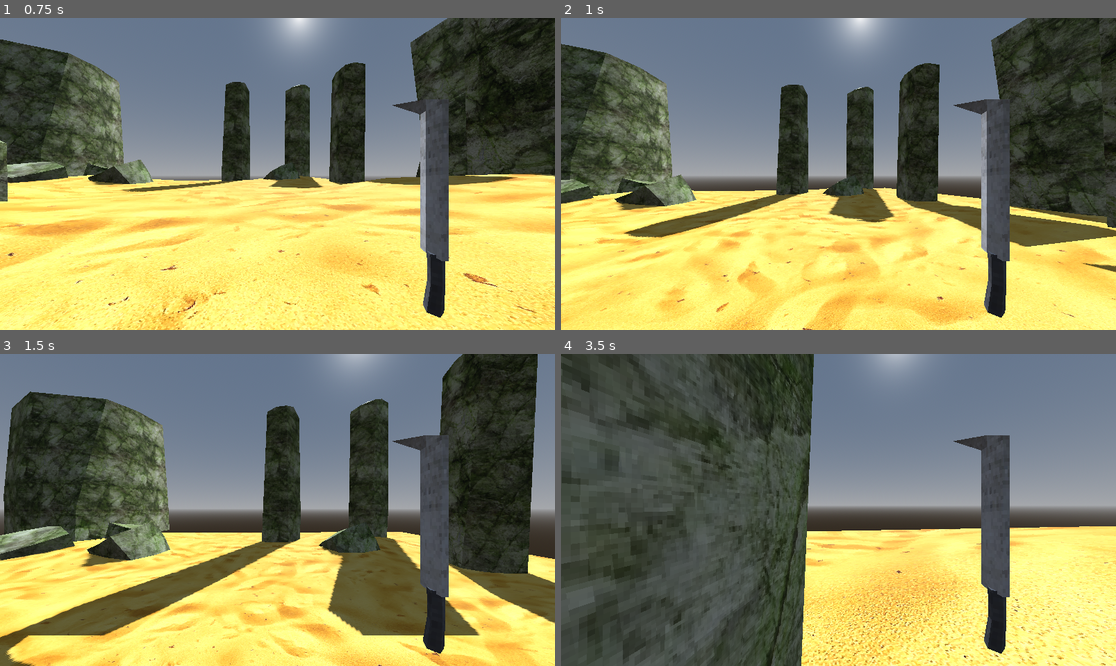
Above: before the commit, frames 1-4 (two rows, left to right).
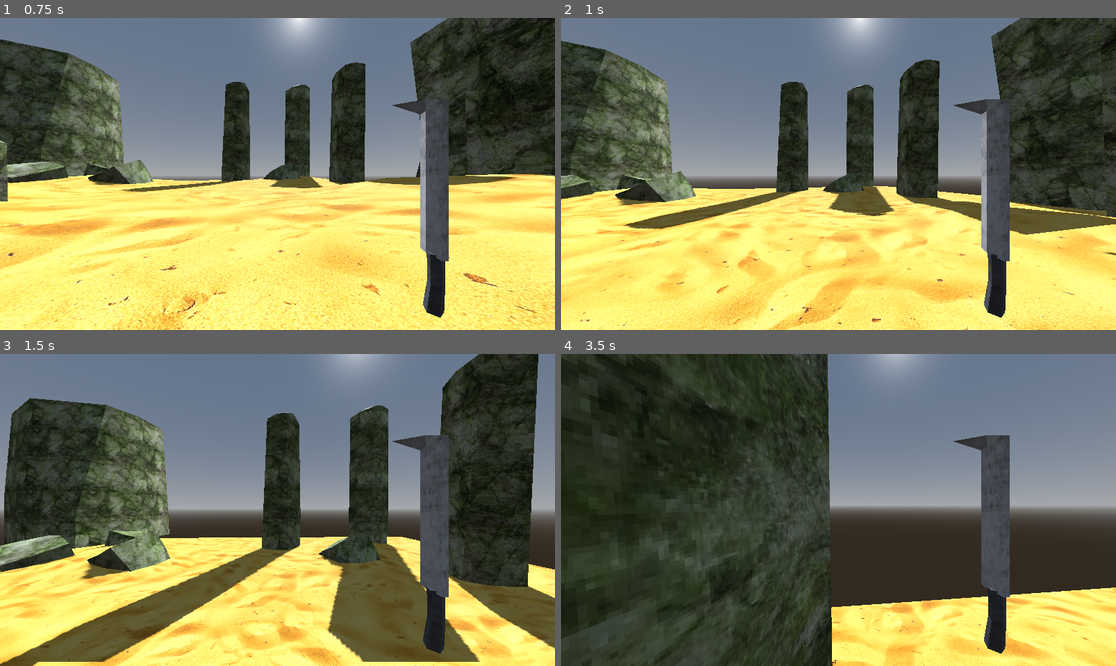
Above: after the commit, the same moments.

Repository: DavidWalshCode/Eldritch-Echoes
Game: Godot game, scene res://levels/level1.tscn
Same seed, same stepped clock (60 frames per second), same inputs: the game is played once before the commit and once after it.
Inputs (mouse positions are in pixels of both pictures, inside the frame that each line leads up to):
- Up to frame 1 (0.75 s): tap Enter at 0.5 s; move the mouse to (305, 174) at 0.52 s; press the mouse at (305, 174) at 0.53 s; hold W (move_forwards) from 0.53 s (still down)
- Up to frame 2 (1 s): keep holding W (move_forwards); tap Space (jump) at 0.77, 0.8 s
- Up to frame 3 (1.5 s): keep holding W (move_forwards); tap Space (jump) at 1.07, 1.35 s; move the mouse to (249, 510) at 1.27 s; release the mouse at (249, 510) at 1.28 s
- Up to frame 4 (3.5 s): keep holding W (move_forwards); tap Space (jump) at 1.52, 1.82, 2.3, 3.02, 3.32 s; click (810, 510) at 1.55 s; move the mouse to (849, 503) at 2.02 s; press the mouse at (849, 503) at 2.03 s; move the mouse to (832, 516) at 2.77 s; release the mouse at (832, 516) at 2.78 s; tap 1 at 2.85 s; click (832, 516) at 3.05 s

Frame 1 is identical in both runs. In frame 2, 22% of the frame differs, in the area x 0-100%, y 0-100%; in frame 3, 29%; in frame 4, 45%.

Commit message:
Added a double jump and experimenting with shooting knockback

Diff:
--- a/characters/character_mover.gd
+++ b/characters/character_mover.gd
@@ -11,6 +11,8 @@
 var move_drag = 0.0
 var move_dir : Vector3
 
+var double_jump_available = true
+
 func _ready():
 	character_body = get_parent()
 	move_drag = float(move_accel) / max_speed
@@ -20,6 +22,10 @@
 
 func jump():
 	if character_body.is_on_floor():
+		character_body.velocity.y = jump_force
+		double_jump_available = true
+	elif double_jump_available:
+		double_jump_available = false
 		character_body.velocity.y = jump_force
 
 # Runs 60 times a sec, fixedupdate in Unity
--- a/characters/player/player.gd
+++ b/characters/player/player.gd
@@ -26,7 +26,6 @@
 func _ready():
 	Input.mouse_mode = Input.MOUSE_MODE_CAPTURED
 	health_manager.died.connect(kill)
-
 
 func _input(event):
 	if dead:
--- a/characters/player/player.tscn
+++ b/characters/player/player.tscn
@@ -260,11 +260,9 @@
 transform = Transform3D(1, 0, 0, 0, 1, 0, 0, 0, 1, 0, 0, -0.104714)
 script = ExtResource("4_qyhjh")
 automatic = true
-ammo = 50
 attack_rate = 0.1
 
 [node name="AttackEmitter" parent="Camera3D/WeaponManager/Weapons/MachineGun" instance=ExtResource("7_bs2up")]
-transform = Transform3D(1, 0, 0, 0, 1, 0, 0, 0, 1, 0, 0, 0)
 
 [node name="HitScanAttackEmitter" parent="Camera3D/WeaponManager/Weapons/MachineGun/AttackEmitter" instance=ExtResource("8_de1u1")]
 
@@ -284,7 +282,6 @@
 visible = false
 
 [node name="Graphics" type="Node3D" parent="Camera3D/WeaponManager/Weapons/Shotgun"]
-transform = Transform3D(1, 0, 0, 0, 1, 0, 0, 0, 1, 0, 0, 0)
 rotation_edit_mode = 1
 
 [node name="AnimationPlayer" type="AnimationPlayer" parent="Camera3D/WeaponManager/Weapons/Shotgun/Graphics"]
@@ -310,5 +307,6 @@
 transform = Transform3D(1.2503, 0, 0, 0, 1.2503, 0, 0, 0, 1.2503, 0.414483, -0.86586, -0.419782)
 
 [node name="CharacterMover" parent="." instance=ExtResource("2_k2lt6")]
+jump_force = 14.0
 
 [node name="HealthManager" parent="." instance=ExtResource("3_c6yru")]
--- a/weapons/weapon.gd
+++ b/weapons/weapon.gd
@@ -5,11 +5,14 @@
 @onready var animation_player : AnimationPlayer = $Graphics/AnimationPlayer
 @onready var attack_emitter : AttackEmitter = $AttackEmitter
 @onready var fire_point : Node3D = %FirePoint
+@onready var camera_3d = $"../../.."
+@onready var player = $"../../../.."
 
 @export var automatic = false
 @export var damage = 5
-@export var ammo = 30
+@export var ammo = 1000
 @export var attack_rate = 0.2
+@export var recoil_knockback_power = 10
 var last_attack_time = -9999.9
 
 signal fired
@@ -45,6 +48,18 @@
 	animation_player.stop()
 	animation_player.play("attack")
 
+	# Get camera direction at a normalised vector 3d
+	# Recoil is take the direction youre firing in, reverse it and add some factor amount to the velocity
+	var facing_direction = camera_3d.global_transform.basis.z
+	player.velocity += facing_direction * 5
+
+func recoil_knockback(recoil_knockback_power):
+	#recoil(power):
+		#player.x -= some_factor * power;
+		#player.y -= some_BIG_factor * power;
+		#player.z -= some_factor * power;
+	return
+
 func set_active(a : bool):
 	visible = a
 	if !a:
